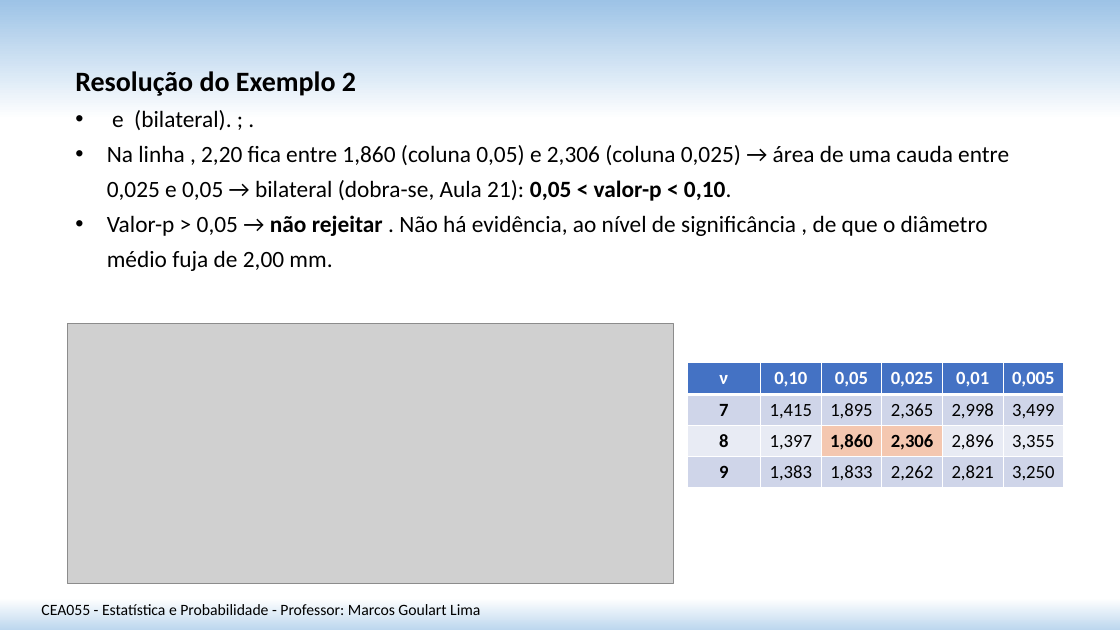
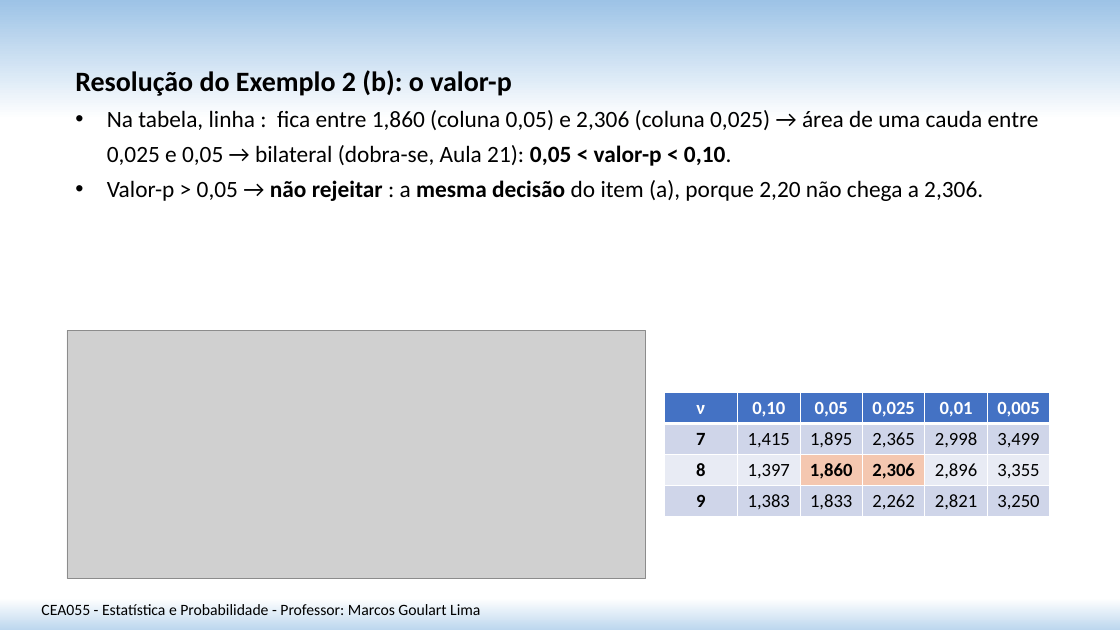
Before and after one commit to matmarcos/minhas-aulas, a slide deck: slide 11 of docs/2026-2/cea055-estatistica-probabilidade/22-teste-hipotese-media-var-desconhecida/arquivos/Aula_22_Teste_Hipotese_Media_Var_Desconhecida_SITE.pptx (slide 10 before the commit). Drawn at 1120x630 pixels with LibreOffice and Linux fonts; fonts in the diff are those of the drawing; grey boxes stand for pictures. Boxes give left, top, right and bottom in pixels: in the first picture for what was removed or moved away, otherwise in the second. Text is boxed around its words. In the diff, an @@ line names an element or a change of style, - is before the commit and + after.

```diff
--- a/docs/2026-2/cea055-estatistica-probabilidade/22-teste-hipotese-media-var-desconhecida/arquivos/Aula_22_Teste_Hipotese_Media_Var_Desconhecida_SITE.pptx
+++ b/docs/2026-2/cea055-estatistica-probabilidade/22-teste-hipotese-media-var-desconhecida/arquivos/Aula_22_Teste_Hipotese_Media_Var_Desconhecida_SITE.pptx
@@ text at bbox=[75, 70, 1039, 201]: text changed @@
-Resolução do Exemplo 2
-• e (bilateral). ; .
-• Na linha , 2,20 fica entre 1,860 (coluna 0,05) e 2,306 (coluna 0,025) → área de uma cauda entre 0,025 e 0,05 → bilateral (dobra-se, Aula 21): 0,05 < valor-p < 0,10.
-• Valor-p > 0,05 → não rejeitar . Não há evidência, ao nível de significância , de que o diâmetro médio fuja de 2,00 mm.
+Resolução do Exemplo 2 (b): o valor-p
+• Na tabela, linha : fica entre 1,860 (coluna 0,05) e 2,306 (coluna 0,025) → área de uma cauda entre 0,025 e 0,05 → bilateral (dobra-se, Aula 21): 0,05 < valor-p < 0,10.
+• Valor-p > 0,05 → não rejeitar : a mesma decisão do item (a), porque 2,20 não chega a 2,306.
@@ picture: place and size @@
-picture at bbox=[67, 323, 674, 584]
+picture at bbox=[67, 330, 646, 579]
@@ table: place and size @@
-table at bbox=[687, 363, 1063, 488]
+table at bbox=[665, 392, 1049, 518]
```
Also in this commit, not shown: 3 other slides changed, 2 slides added, 8 other files.
